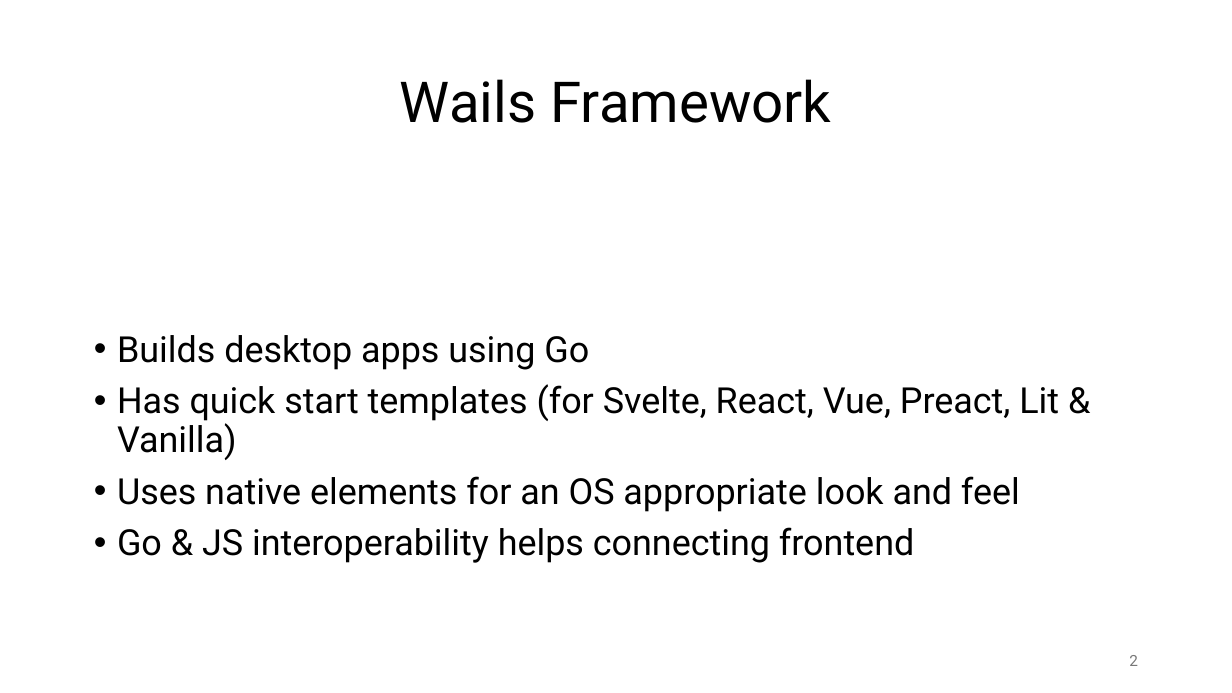
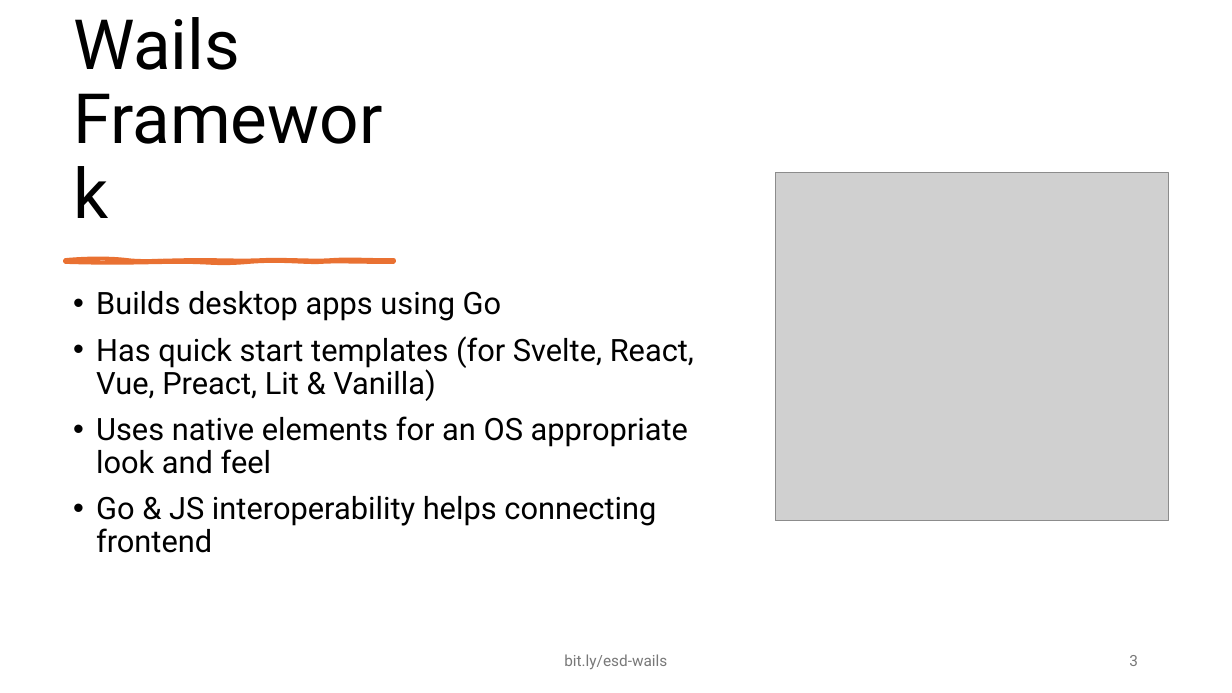
Before and after one commit to hiphof/esd-2024-wailsvue, a slide deck: slide 3 of presentation/Wails-Vue_Presentation.pptx (slide 2 before the commit). Drawn at 1232x693 pixels with LibreOffice and Linux fonts; fonts in the diff are those of the drawing; grey boxes stand for pictures. Boxes give left, top, right and bottom in pixels: in the first picture for what was removed or moved away, otherwise in the second. Text is boxed around its words. In the diff, an @@ line names an element or a change of style, - is before the commit and + after.

```diff
--- a/presentation/Wails-Vue_Presentation.pptx
+++ b/presentation/Wails-Vue_Presentation.pptx
@@ title "Wails Framework": place and size @@
-title "Wails Framework" at <box>400,79,831,123</box>
+title "Wails Framework" at <box>73,17,240,70</box>
@@ title "Wails Framework" at <box>73,17,240,70</box>: size 44 to 54 pt; alignment centre to left; vertical alignment middle to bottom @@
@@ picture added at <box>775,172,1168,520</box> @@
@@ freeform shape added at <box>65,260,394,262</box>, fill #E97132, outline #E97132 3 pt @@
@@ text "Builds desktop apps using Go": place and size @@
-text "Builds desktop apps using Go" at <box>117,335,1059,563</box>
+text "Builds desktop apps using Go" at <box>96,291,694,553</box>
@@ text "Builds desktop apps using Go" at <box>96,291,694,553</box>: size 28 to 24 pt @@
@@ text added at <box>564,654,667,669</box>, 12 pt, text #797979 @@
+bit.ly/esd-wails
@@ page number at <box>1129,655,1138,666</box>: text changed @@
-2
+3
```
Also in this commit, not shown: 5 other slides changed, 10 slides added, 8 slides removed, 1 other file.
